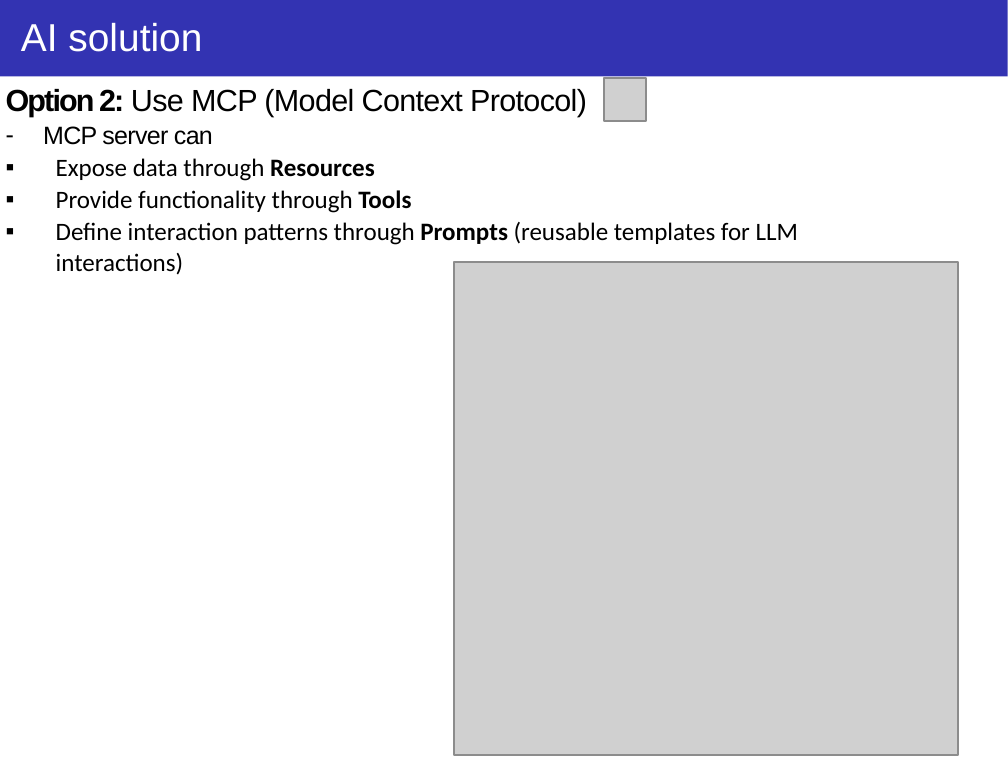
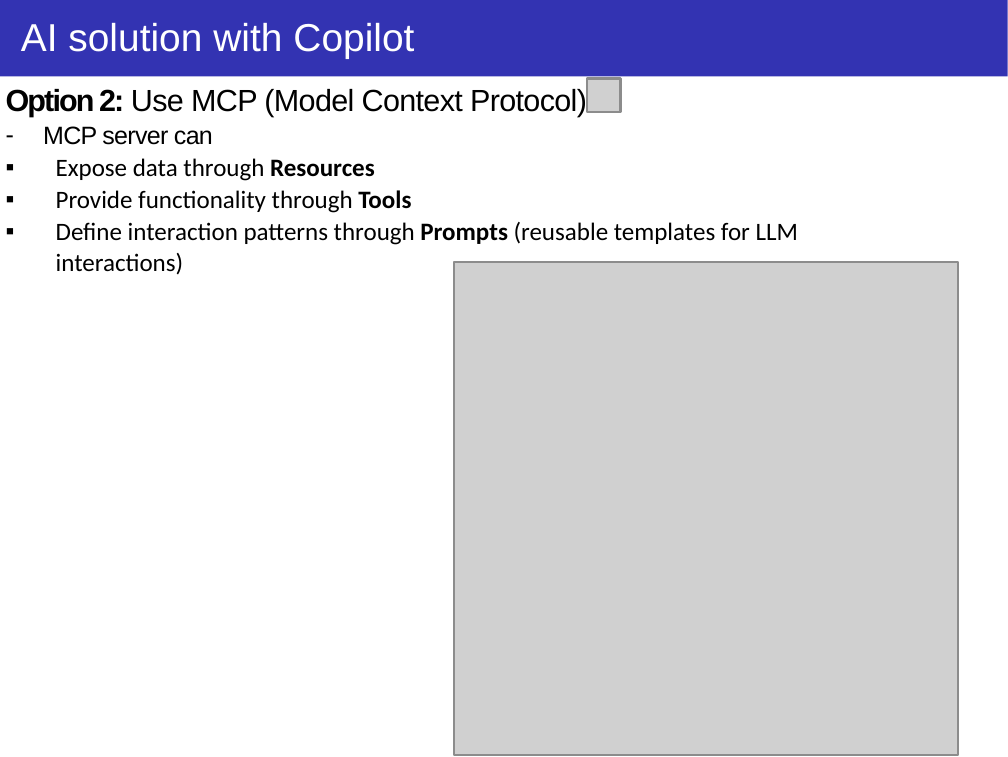
Before and after one commit to taikt/codefun, a slide deck: slide 16 of deepl/code_guard/doc/Code-Guard.pptx (slide 18 before the commit). Drawn at 1008x757 pixels with LibreOffice and Linux fonts; fonts in the diff are those of the drawing; grey boxes stand for pictures. Boxes give left, top, right and bottom in pixels: in the first picture for what was removed or moved away, otherwise in the second. Text is boxed around its words. In the diff, an @@ line names an element or a change of style, - is before the commit and + after.

```diff
--- a/deepl/code_guard/doc/Code-Guard.pptx
+++ b/deepl/code_guard/doc/Code-Guard.pptx
@@ title at (21, 23, 414, 59): text changed @@
-AI solution
+AI solution with Copilot
@@ picture: place and size @@
-picture at (604, 78, 646, 120)
+picture at (588, 78, 622, 112)
```
Also in this commit, not shown: 5 other slides changed, 7 slides added, 7 slides removed.
